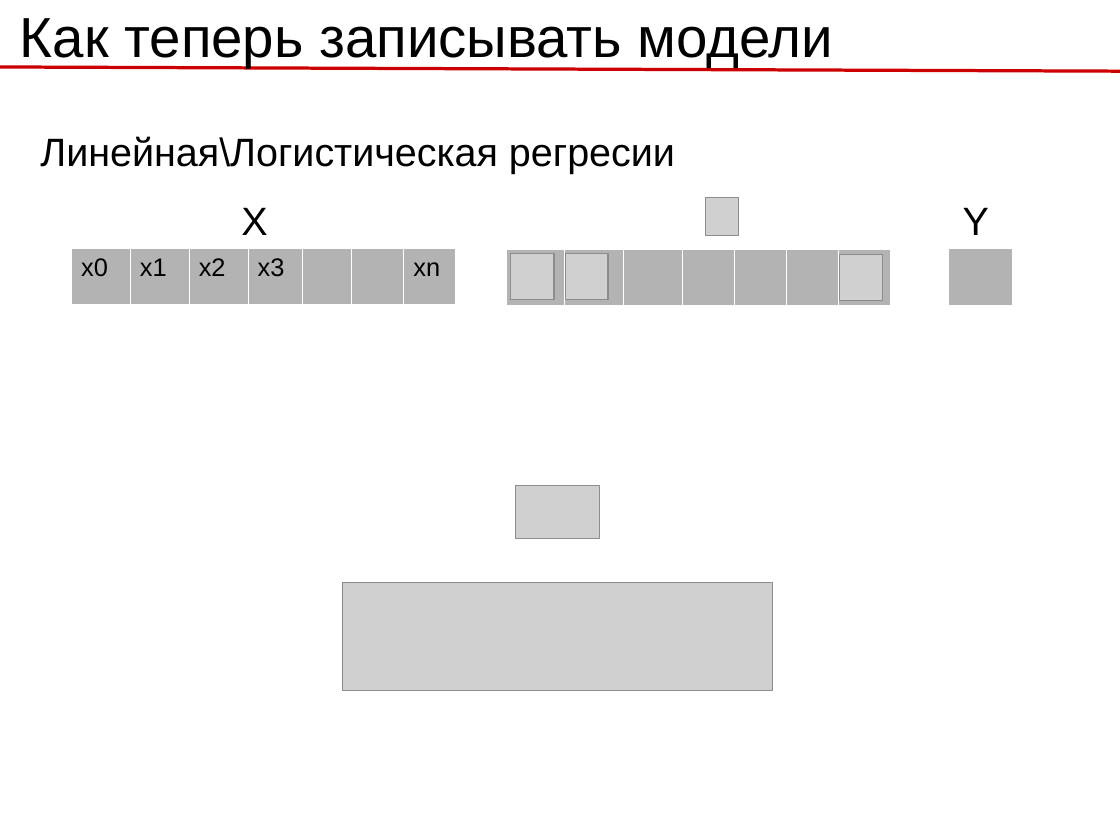
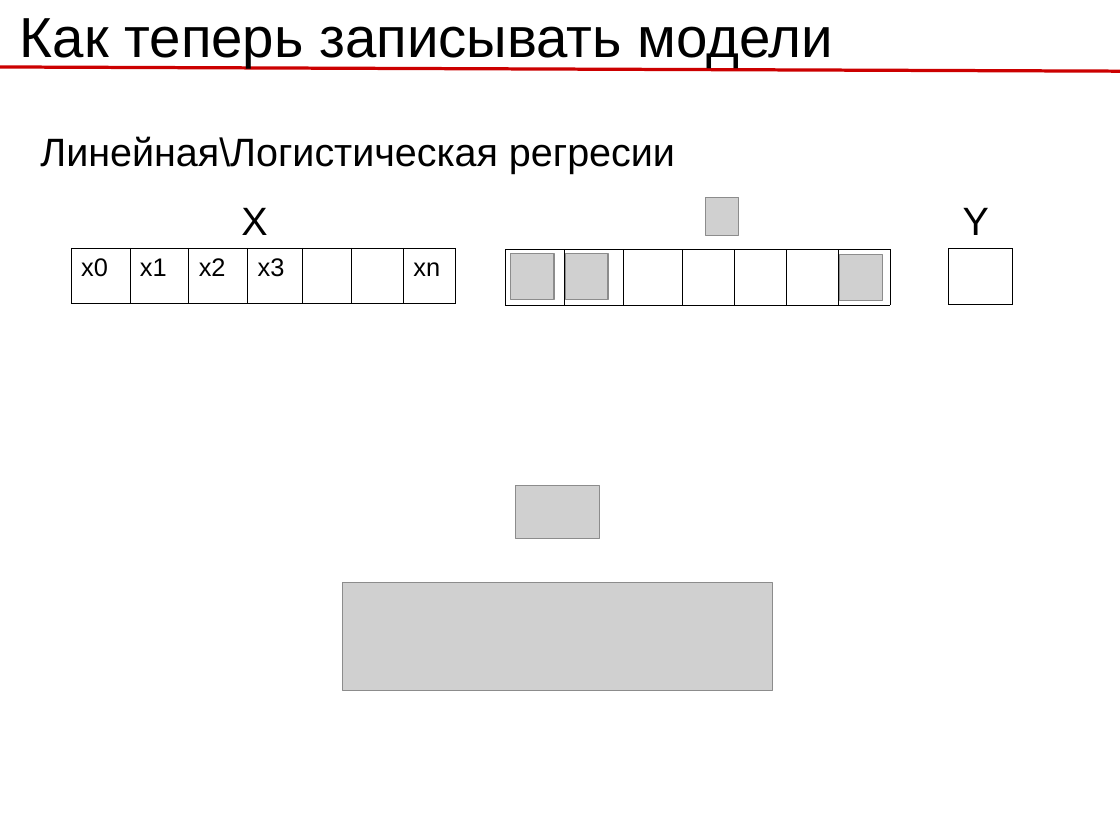
Before and after one commit to rykachevskiy/239, a slide deck: slide 10 of 6.Intro_to_NN/MatMul.odp. Drawn at 1120x840 pixels with LibreOffice and Linux fonts; fonts in the diff are those of the drawing; grey boxes stand for pictures. Boxes give left, top, right and bottom in pixels: in the first picture for what was removed or moved away, otherwise in the second. Text is boxed around its words. In the diff, an @@ line names an element or a change of style, - is before the commit and + after.

```diff
--- a/6.Intro_to_NN/MatMul.odp
+++ b/6.Intro_to_NN/MatMul.odp
@@ table at [71, 248, 456, 304] @@
@@ fill #B3B3B3 to none in 5 cells @@
@@ borders changed @@
@@ table at [506, 249, 890, 305] @@
@@ borders changed @@
@@ table at [949, 249, 1012, 305] @@
@@ borders changed @@
```
Also in this commit, not shown: 3 other slides changed, 9 other files.
